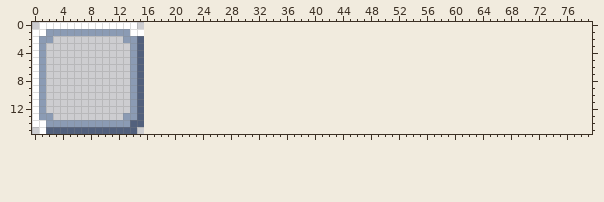
Pixel-art file, stored at assets/bar.aseprite. The first picture shows the starting point.
16x16 pixels, 1 frame. The old version is drawn lined up with the new one, on the new canvas.
After the commit:
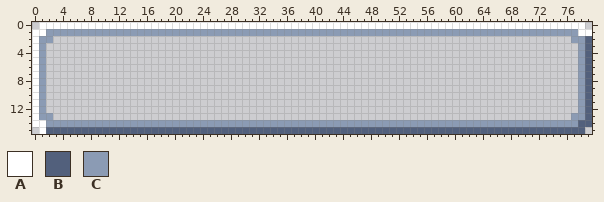
Palette (. is transparent): A #ffffff  B #52607c  C #8b9bb4
The exact change:
canvas 16x16 -> 80x16
@@ x 0..79 @@
- 0 .AAAAAAAAAAAAAA.................................................................
- 1 AACCCCCCCCCCCCAA................................................................
- 2 ACC..........CCB................................................................
- 3 AC............CB................................................................
- 4 AC............CB................................................................
- 5 AC............CB................................................................
- 6 AC............CB................................................................
- 7 AC............CB................................................................
- 8 AC............CB................................................................
- 9 AC............CB................................................................
-10 AC............CB................................................................
-11 AC............CB................................................................
-12 AC............CB................................................................
-13 ACC..........CCB................................................................
-14 AACCCCCCCCCCCCBB................................................................
-15 .ABBBBBBBBBBBBB.................................................................
+ 0 .AAAAAAAAAAAAAAAAAAAAAAAAAAAAAAAAAAAAAAAAAAAAAAAAAAAAAAAAAAAAAAAAAAAAAAAAAAAAAA.
+ 1 AACCCCCCCCCCCCCCCCCCCCCCCCCCCCCCCCCCCCCCCCCCCCCCCCCCCCCCCCCCCCCCCCCCCCCCCCCCCCAA
+ 2 ACC..........................................................................CCB
+ 3 AC............................................................................CB
+ 4 AC............................................................................CB
+ 5 AC............................................................................CB
+ 6 AC............................................................................CB
+ 7 AC............................................................................CB
+ 8 AC............................................................................CB
+ 9 AC............................................................................CB
+10 AC............................................................................CB
+11 AC............................................................................CB
+12 AC............................................................................CB
+13 ACC..........................................................................CCB
+14 AACCCCCCCCCCCCCCCCCCCCCCCCCCCCCCCCCCCCCCCCCCCCCCCCCCCCCCCCCCCCCCCCCCCCCCCCCCCCBB
+15 .ABBBBBBBBBBBBBBBBBBBBBBBBBBBBBBBBBBBBBBBBBBBBBBBBBBBBBBBBBBBBBBBBBBBBBBBBBBBBB.
